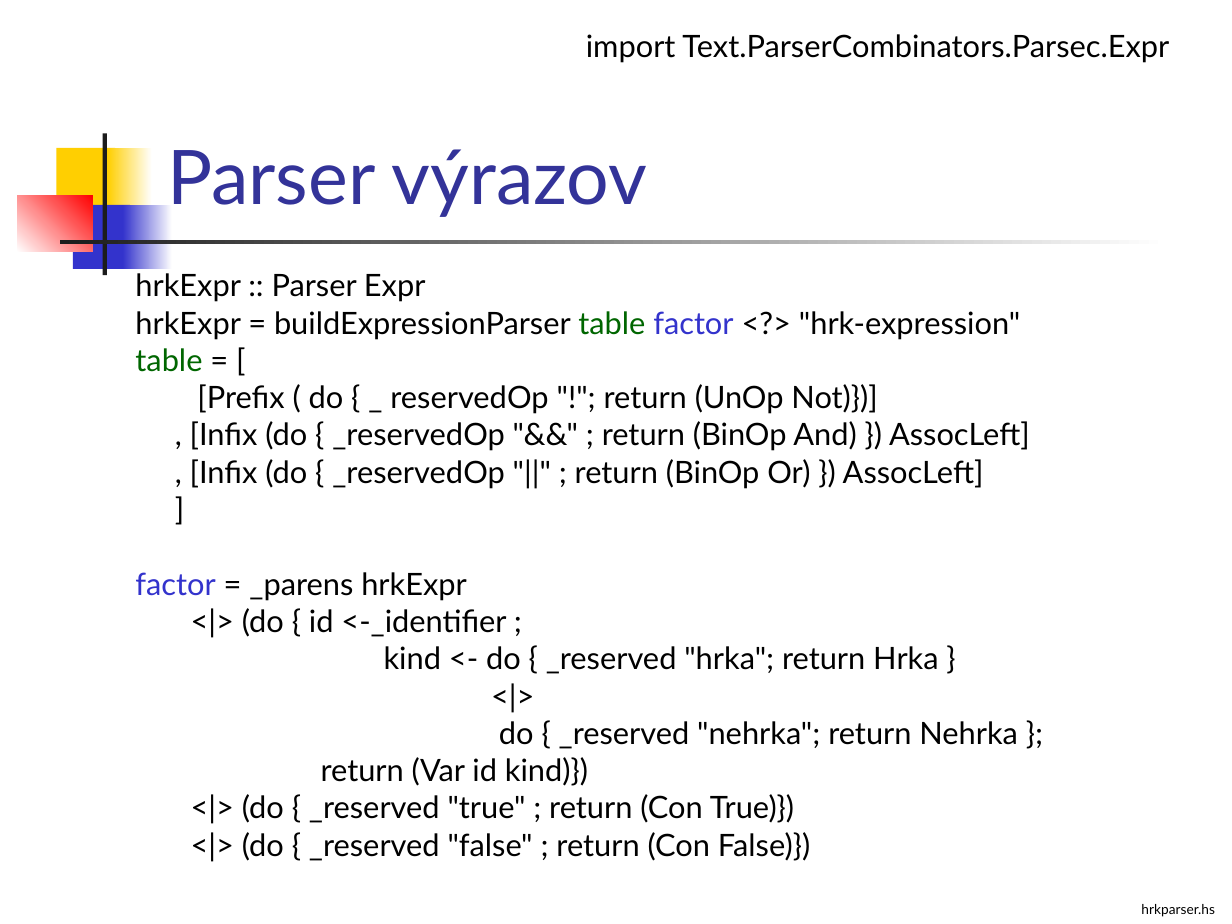
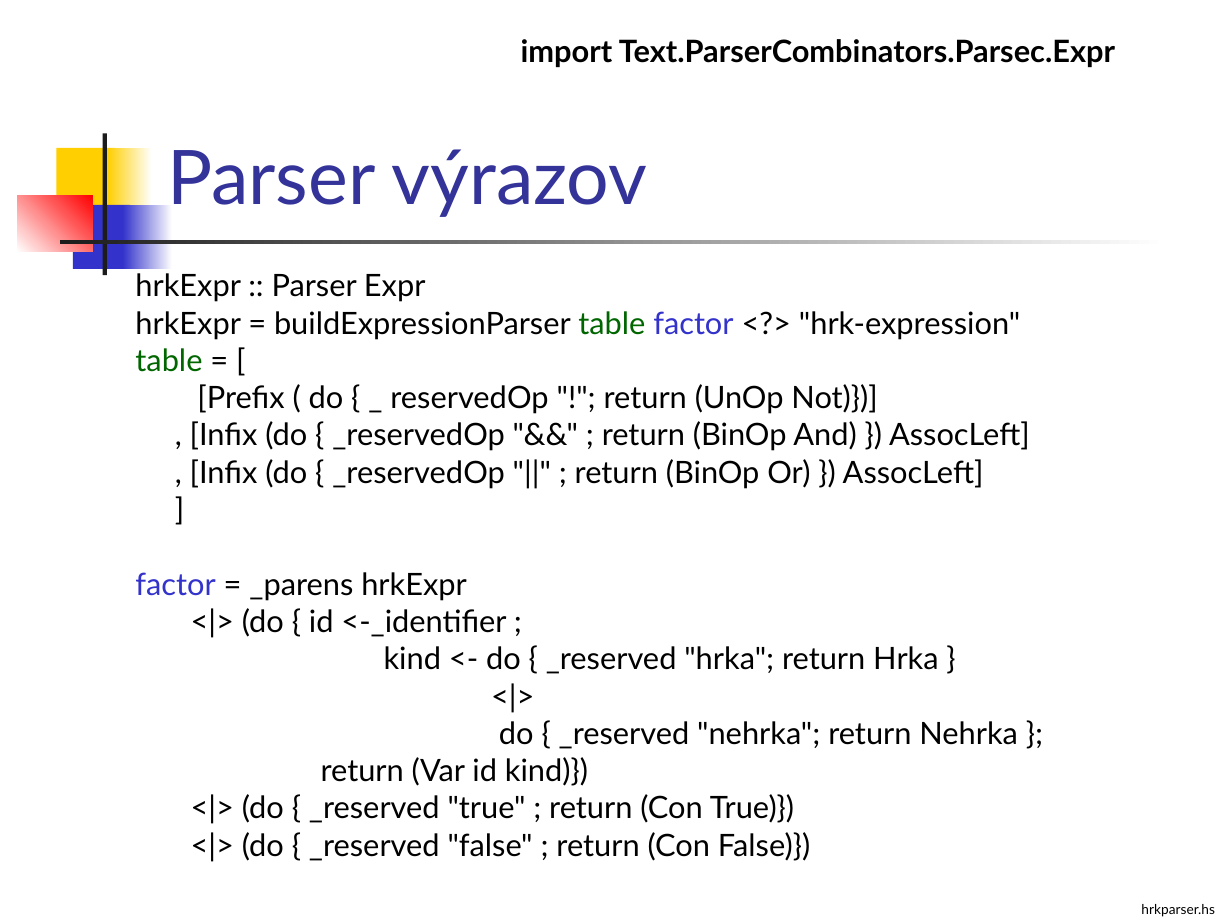
Before and after one commit to Funkcionalne/Prednasky, a slide deck: slide 27 of 10/10_fpro.ppt (slide 25 before the commit). Drawn at 1232x924 pixels with LibreOffice and Linux fonts; fonts in the diff are those of the drawing. Boxes give left, top, right and bottom in pixels: in the first picture for what was removed or moved away, otherwise in the second. Text is boxed around its words. In the diff, an @@ line names an element or a change of style, - is before the commit and + after.

```diff
--- a/10/10_fpro.ppt
+++ b/10/10_fpro.ppt
@@ text "import Text.ParserCombinators.Parsec.Expr": place and size @@
-text "import Text.ParserCombinators.Parsec.Expr" at box(586, 34, 1169, 63)
+text "import Text.ParserCombinators.Parsec.Expr" at box(521, 39, 1115, 67)
@@ text "import Text.ParserCombinators.Parsec.Expr" at box(521, 39, 1115, 67): bold on @@
```
Also in this commit, not shown: 22 other slides changed, 2 slides added, 2 other files.
